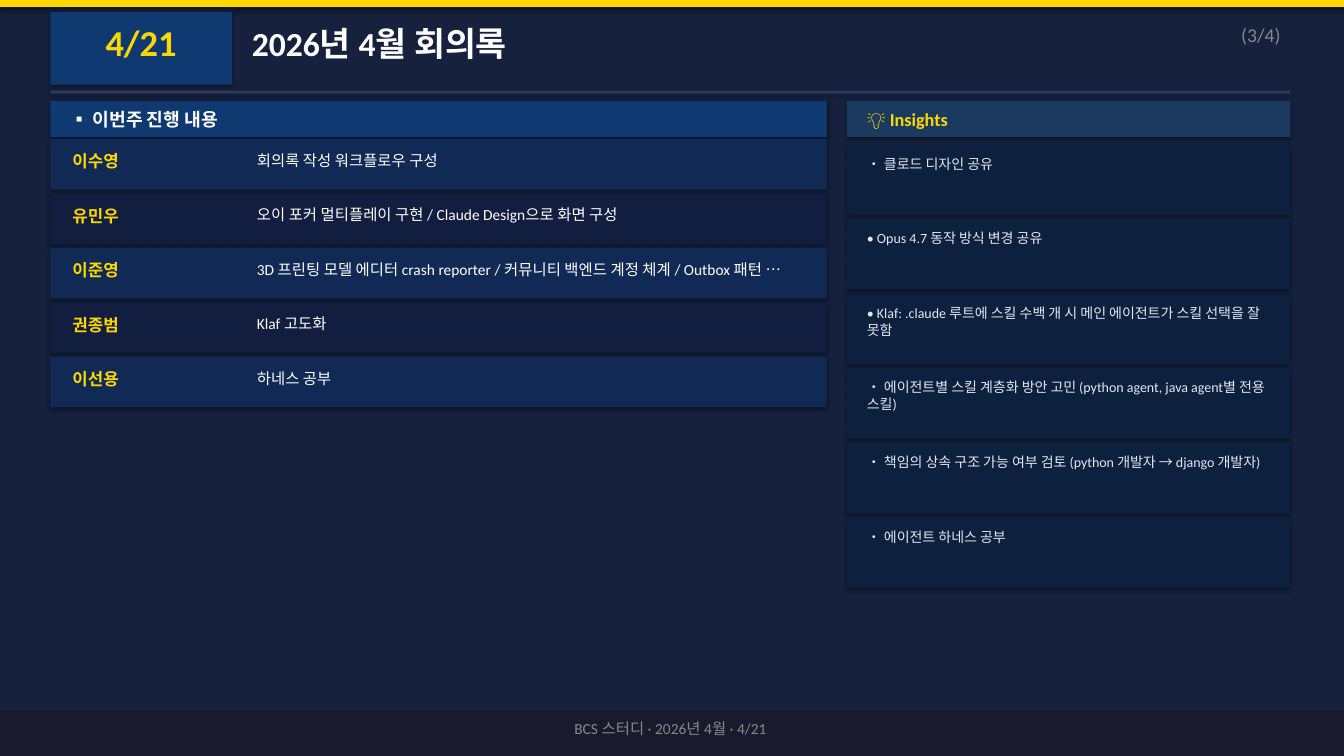
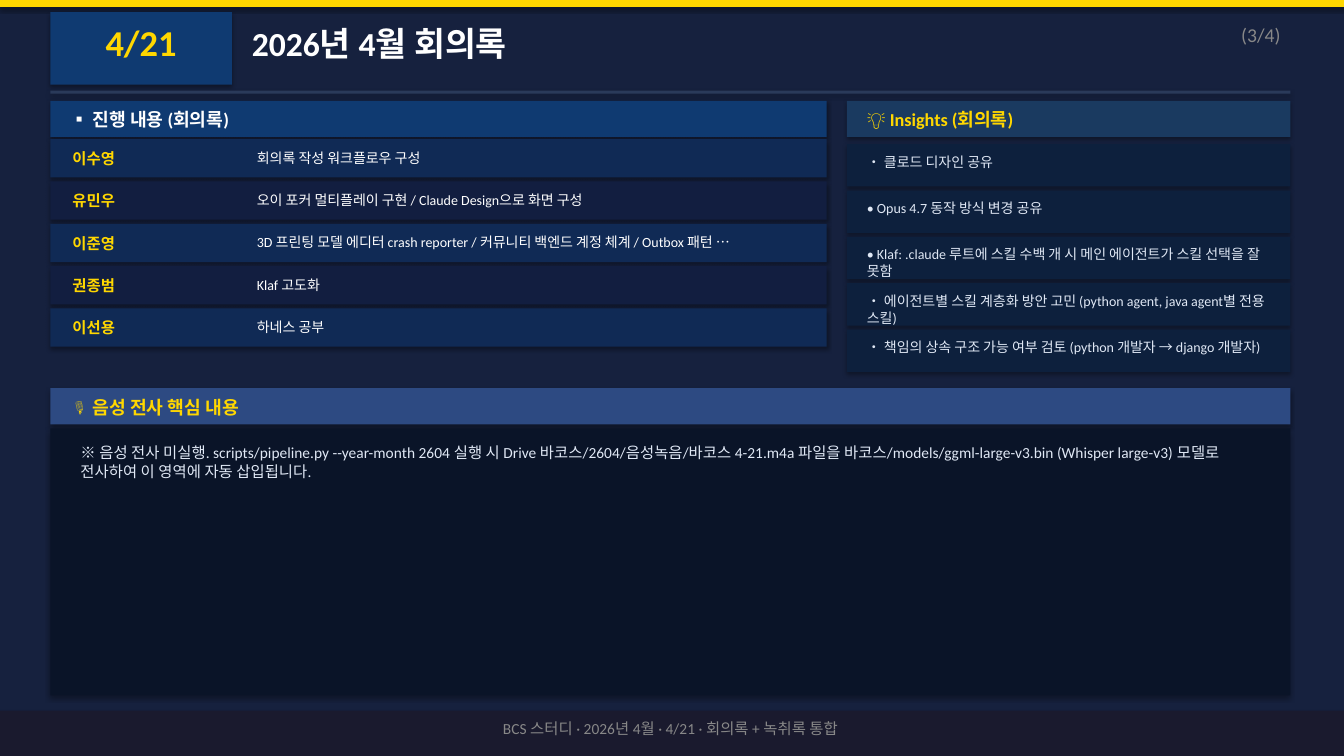
Before and after one commit to SooyoungLee95/BCS-Study-Meeting-Notes, a slide deck: slide 5 of 2604/바코스_스터디_2604.pptx. Drawn at 1344x756 pixels with LibreOffice and Linux fonts; fonts in the diff are those of the drawing. Boxes give left, top, right and bottom in pixels: in the first picture for what was removed or moved away, otherwise in the second. Text is boxed around its words. In the diff, an @@ line names an element or a change of style, - is before the commit and + after.

```diff
--- a/2604/바코스_스터디_2604.pptx
+++ b/2604/바코스_스터디_2604.pptx
@@ text at (93,110,229,129): text changed @@
-▪ 이번주 진행 내용
+▪ 진행 내용 (회의록)
@@ text at (890,110,1014,129): text changed @@
-💡 Insights
+💡 Insights (회의록)
@@ rectangle: place and size @@
-rectangle at (50,139,827,190)
+rectangle at (50,139,827,177)
@@ rectangle: place and size @@
-rectangle at (847,144,1291,215)
+rectangle at (847,144,1291,187)
@@ rectangle: place and size @@
-rectangle at (50,194,827,244)
+rectangle at (50,181,827,220)
@@ text "유민우": place and size @@
-text "유민우" at (72,208,118,224)
+text "유민우" at (72,193,115,208)
@@ text "오이 포커 멀티플레이 구현 / ...": place and size @@
-text "오이 포커 멀티플레이 구현 / ..." at (257,207,617,223)
+text "오이 포커 멀티플레이 구현 / ..." at (257,193,583,208)
@@ rectangle: place and size @@
-rectangle at (847,219,1291,289)
+rectangle at (847,191,1291,233)
@@ text "• Opus 4.7 동작 방식 ...": place and size @@
-text "• Opus 4.7 동작 방식 ..." at (877,231,1043,246)
+text "• Opus 4.7 동작 방식 ..." at (877,201,1043,216)
@@ rectangle: place and size @@
-rectangle at (50,248,827,298)
+rectangle at (50,224,827,262)
@@ text "이준영": place and size @@
-text "이준영" at (72,262,118,278)
+text "이준영" at (72,236,115,251)
@@ text "3D 프린팅 모델 에디터 crash ...": place and size @@
-text "3D 프린팅 모델 에디터 crash ..." at (257,262,762,278)
+text "3D 프린팅 모델 에디터 crash ..." at (257,235,713,250)
@@ rectangle: place and size @@
-rectangle at (847,293,1291,364)
+rectangle at (847,237,1291,279)
@@ rectangle: place and size @@
-rectangle at (50,302,827,353)
+rectangle at (50,266,827,304)
@@ text "• Klaf: .claude 루트에 스킬 ...": place and size @@
-text "• Klaf: .claude 루트에 스킬 ..." at (867,306,1260,336)
+text "• Klaf: .claude 루트에 스킬 ..." at (867,247,1260,277)
@@ text "권종범": place and size @@
-text "권종범" at (72,317,118,333)
+text "권종범" at (72,278,115,293)
@@ text "Klaf 고도화": place and size @@
-text "Klaf 고도화" at (257,316,327,330)
+text "Klaf 고도화" at (257,278,320,291)
@@ rectangle: place and size @@
-rectangle at (847,368,1291,439)
+rectangle at (847,283,1291,326)
@@ text "• 에이전트별 스킬 계층화 방안 ...": place and size @@
-text "• 에이전트별 스킬 계층화 방안 ..." at (867,380,1265,411)
+text "• 에이전트별 스킬 계층화 방안 ..." at (867,294,1265,325)
@@ rectangle: place and size @@
-rectangle at (50,357,827,407)
+rectangle at (50,309,827,347)
@@ size 12 to 11 pt in 5 elements at (72,151,115,166), (72,193,115,208), (72,236,115,251), (72,278,115,293), (72,320,115,335) @@
@@ text "이선용": place and size @@
-text "이선용" at (72,371,118,387)
+text "이선용" at (72,320,115,335)
@@ size 11 to 10 pt in 5 elements at (257,151,421,164), (257,193,583,208), (257,235,713,250), (257,278,320,291), (257,320,325,333) @@
@@ text "하네스 공부": place and size @@
-text "하네스 공부" at (257,371,331,386)
+text "하네스 공부" at (257,320,325,333)
@@ rectangle: place and size @@
-rectangle at (847,443,1291,513)
+rectangle at (847,330,1291,372)
@@ text "• 책임의 상속 구조 가능 ...": place and size @@
-text "• 책임의 상속 구조 가능 ..." at (884,455,1261,470)
+text "• 책임의 상속 구조 가능 ..." at (884,340,1261,355)
@@ rectangle: place and size @@
-rectangle at (847,517,1291,588)
+rectangle at (50,388,1291,424)
@@ rectangle at (50,388,1291,424): fill #0D203D to #2D4A82 @@
@@ text at (93,398,238,416): text changed; size 10 to 13 pt; text colour #E0E8F5 to #FFD700; bold on @@
-• 에이전트 하네스 공부
+🎙 음성 전사 핵심 내용
@@ rectangle added at (50,429,1291,696), fill #0A1428 @@
@@ text added at (80,445,1220,479), 11 pt, text #E0E8F5 @@
+※ 음성 전사 미실행. scripts/pipeline.py --year-month 2604 실행 시 Drive 바코스/2604/음성녹음/바코스 4-21.m4a 파일을 바코스/models/ggml-large-v3.bin (Whisper large-v3) 모델로 전사하여 이 영역에 자동 삽입됩니다.
@@ text at (503,721,837,735): text changed @@
-BCS 스터디 · 2026년 4월 · 4/21
+BCS 스터디 · 2026년 4월 · 4/21 · 회의록 + 녹취록 통합
```
Also in this commit, not shown: 3 other slides changed, 1 slide removed, 1 other file.
